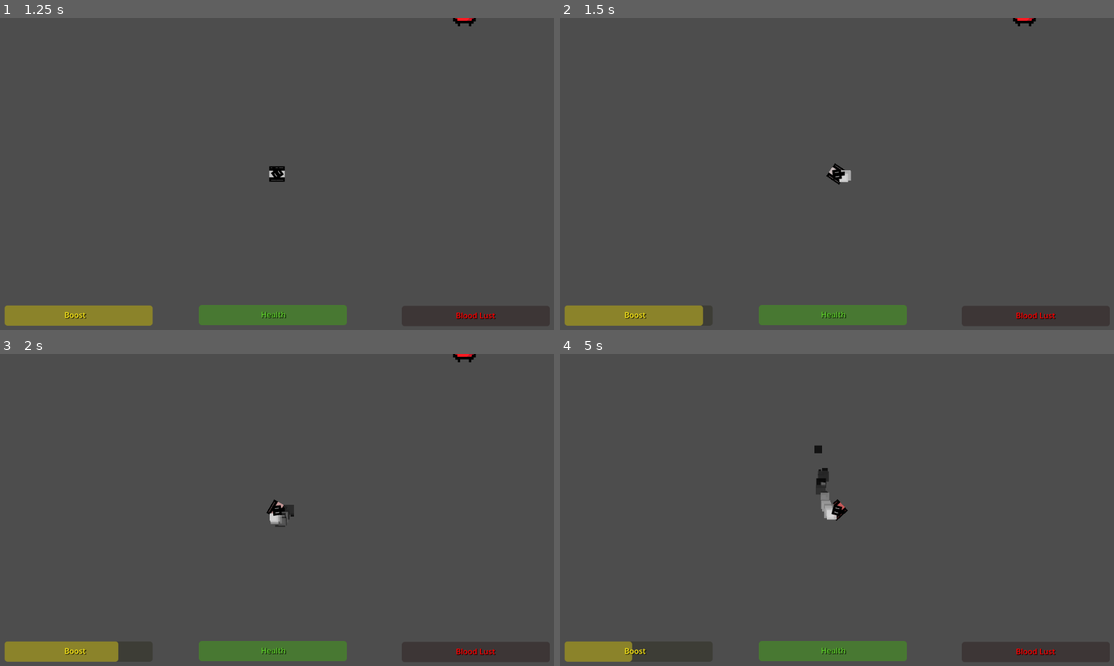
Above: before the commit, frames 1-4 (two rows, left to right).
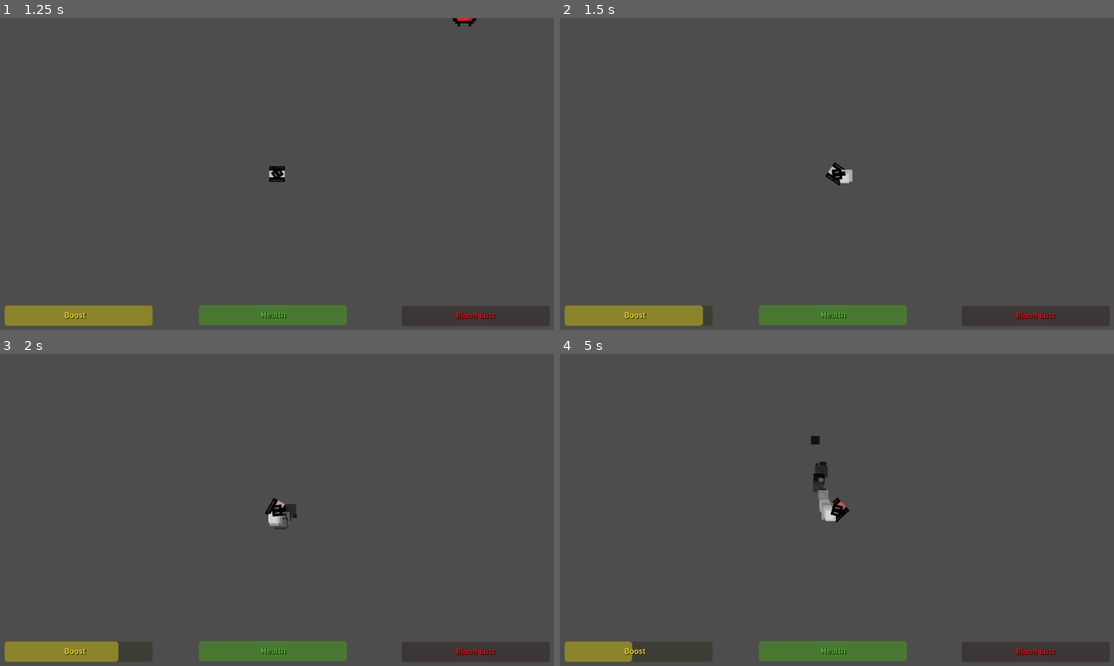
Above: after the commit, the same moments.

Repository: TheCrusty/Biotank-demake
Game: Godot game, scene res://gui/mission_select.tscn
Same seed, same stepped clock (60 frames per second), same inputs: the game is played once before the commit and once after it.
Inputs (mouse positions are in pixels of both pictures, inside the frame that each line leads up to):
- Up to frame 1 (1.25 s): click "Mission 1" at 0.5 s
- Up to frame 2 (1.5 s): tap Enter at 1.25 s; move the mouse to (958, 158) at 1.27 s; hold D (Rotate_Right) from 1.28 s (still down); hold Shift (Boost) from 1.28 s (still down)
- Up to frame 3 (2 s): keep holding D (Rotate_Right); keep holding Shift (Boost)
- Up to frame 4 (5 s): move the mouse to (726, 525) at 2.02 s; release D (Rotate_Right) at 2.03 s; release Shift (Boost) at 2.03 s; hold S (Reverse) 2.03-2.78 s; tap Shift (Boost) at 2.1, 3.6 s; move the mouse to (892, 441) at 2.77 s; hold D (Rotate_Right) 2.78-3.53 s; hold Shift (Boost) 2.78-3.53 s; tap Space (Shoot) at 2.85 s; move the mouse to (809, 572) at 3.52 s; hold W (Forward) 3.53-4.28 s; move the mouse to (1003, 556) at 4.27 s; hold A (Rotate_Left) from 4.28 s (still down); hold Shift (Boost) from 4.28 s (still down)

Frame 1 is identical in both runs. In frame 2, 0.2% of the frame differs, in the area x 47-86%, y 0-54%; in frame 3, 0.2%; in frame 4, 0.4%, in the area x 45-53%, y 26-55%.

Commit message:
adding death state, death menu ui component and fixed zooming in finally.

Diff:
--- a/classes/player_state.gd
+++ b/classes/player_state.gd
@@ -18,5 +18,8 @@
 	pass
 
 func takeDamage(damageAmount):
-	player.current_kill_combo_count -= 1
-	player.current_health -= damageAmount
+	if player.current_health + damageAmount <= 0:
+		$StateMachine.transition_to("player_death")
+	else:
+		player.current_kill_combo_count -= 1
+		player.current_health -= damageAmount
--- a/player/PlayerStateMachine.gd
+++ b/player/PlayerStateMachine.gd
@@ -1,4 +1,4 @@
 extends StateMachine
 
 func takeDamage(damageAmount):
-	state.takeDamage(damageAmount)
+		state.takeDamage(damageAmount)
--- a/player/player.gd
+++ b/player/player.gd
@@ -28,6 +28,7 @@
 # Others
 var projectile = preload("res://levels/projectile.tscn")
 var max_zoom = 1.15
+var Camera = null
 signal enemy_death
 
 func _enemy_death_handler():
@@ -38,8 +39,10 @@
 			$StateMachine.transition_to("invincible")
 			$BloodLustTimer.start()
 
-func _on_ready():
+func _ready():
 	$BoostParticles.emitting = false
+	await owner.ready
+	Camera = owner.get_node("Camera2D")
 
 func get_input(delta):
 	if Input.is_action_pressed("Boost") and current_boost_amount > 0:
@@ -47,17 +50,18 @@
 		boosting = true
 		current_boost_amount -= (boost_depletion_rate/2) * delta
 		$BoostParticles.emitting = true
-		#if $Camera2D.zoom.y < max_zoom:
-			#$Camera2D.zoom.y += 0.008
-			#$Camera2D.zoom.x += 0.008
+		if Camera.zoom.y < max_zoom:
+			Camera.zoom.y += 0.008
+			Camera.zoom.x += 0.008
 	else:
 		boosting = false
 		if current_boost_amount < total_boost_amount:
 			current_boost_amount += (boost_depletion_rate/4) * delta
 		current_boost = 0
 		$BoostParticles.emitting = false
-		#$Camera2D.zoom.y = 1
-		#$Camera2D.zoom.x = 1
+		Camera.zoom.y = 1
+		Camera.zoom.x = 1
+
 	$TankBottomPivot/TankBottom.set_modulate(Color(1, current_boost_amount/total_boost_amount, current_boost_amount/total_boost_amount, 1))
 
 	if Input.is_action_just_pressed("Shoot"):
@@ -90,9 +94,7 @@
 	acceleration += friction_force
 
 func take_damage(damageAmount):
-	print(current_health)
 	$StateMachine.call_deferred("takeDamage", damageAmount)
-	print(current_health)
 
 func _on_bump_zone_body_entered(body):
 	if boosting && body.has_method("takeDamage"):
